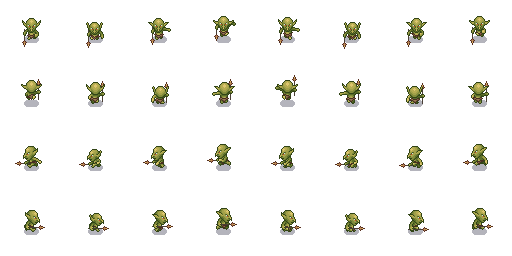
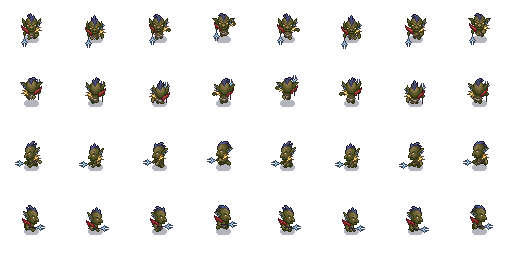
Layer changes from the first 512x256 image to the second:
painted on "head" (1st of 32, in "Run_front" › "Frame 8") over [468, 13, 491, 31]
painted on "head" (2nd of 32, in "Run_front" › "Frame 7") over [406, 14, 427, 33]
painted on "head" (3rd of 32, in "Run_front" › "Frame 6") over [343, 15, 362, 35]
painted on "head" (4th of 32, in "Run_front" › "Frame 5") over [278, 13, 298, 32]
painted on "head" (5th of 32, in "Run_front" › "Frame 4") over [212, 13, 235, 31]
painted on "body" (5th of 32, in "Run_front" › "Frame 4") over [215, 21, 236, 37]
painted on "head" (6th of 32, in "Run_front" › "Frame 3") over [148, 14, 169, 33]
painted on "head" (7th of 32, in "Run_front" › "Frame 2") over [86, 15, 105, 35]
painted on "head" (8th of 32, in "Run_front" › "Frame 1") over [22, 13, 42, 33]
painted on "head" (9th of 32, in "Run_back" › "Frame 8") over [468, 78, 489, 95]
painted on "head" (10th of 32, in "Run_back" › "Frame 7") over [404, 80, 423, 98]
painted on "head" (11th of 32, in "Run_back" › "Frame 6") over [341, 77, 361, 94]
painted on "body" (11th of 32, in "Run_back" › "Frame 6") over [339, 89, 361, 104]
painted on "head" (12th of 32, in "Run_back" › "Frame 5") over [276, 77, 299, 93]
painted on "body" (12th of 32, in "Run_back" › "Frame 5") over [275, 85, 297, 100]
painted on "head" (13th of 32, in "Run_back" › "Frame 4") over [214, 78, 235, 95]
painted on "head" (14th of 32, in "Run_back" › "Frame 3") over [150, 80, 169, 98]
painted on "head" (15th of 32, in "Run_back" › "Frame 2") over [85, 77, 105, 95]
painted on "head" (16th of 32, in "Run_back" › "Frame 1") over [20, 77, 43, 93]
painted on "head" (20th of 32, in "Run_left" › "Frame 5") over [279, 141, 296, 161]
painted on "head" (24th of 32, in "Run_left" › "Frame 1") over [23, 141, 40, 161]
painted on "head" (28th of 32, in "Run_right" › "Frame 5") over [279, 205, 296, 225]
painted on "head" (32nd of 32, in "Run_right" › "Frame 1") over [23, 205, 40, 225]
…and 41 more changes (15 added, 26 painted)